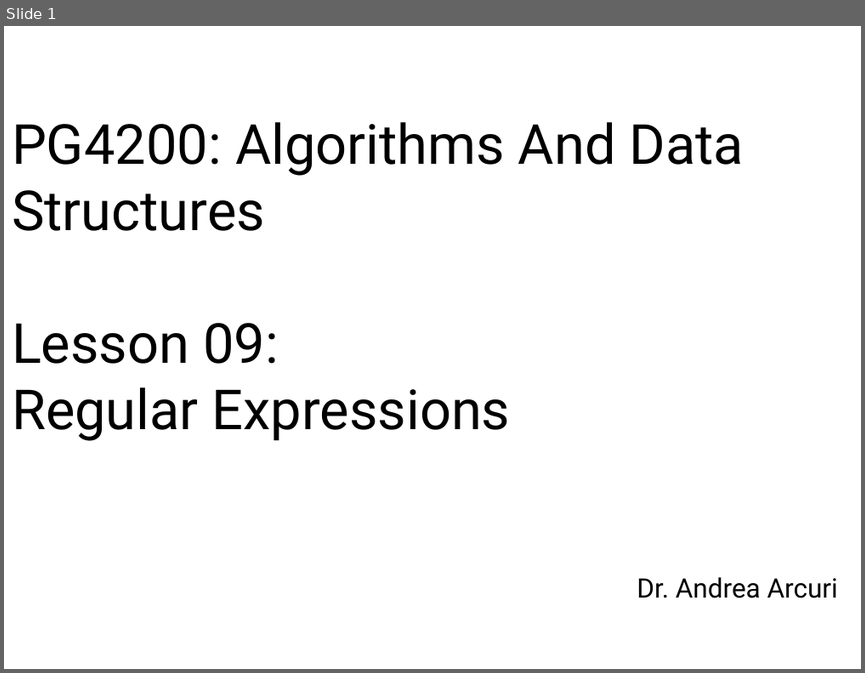
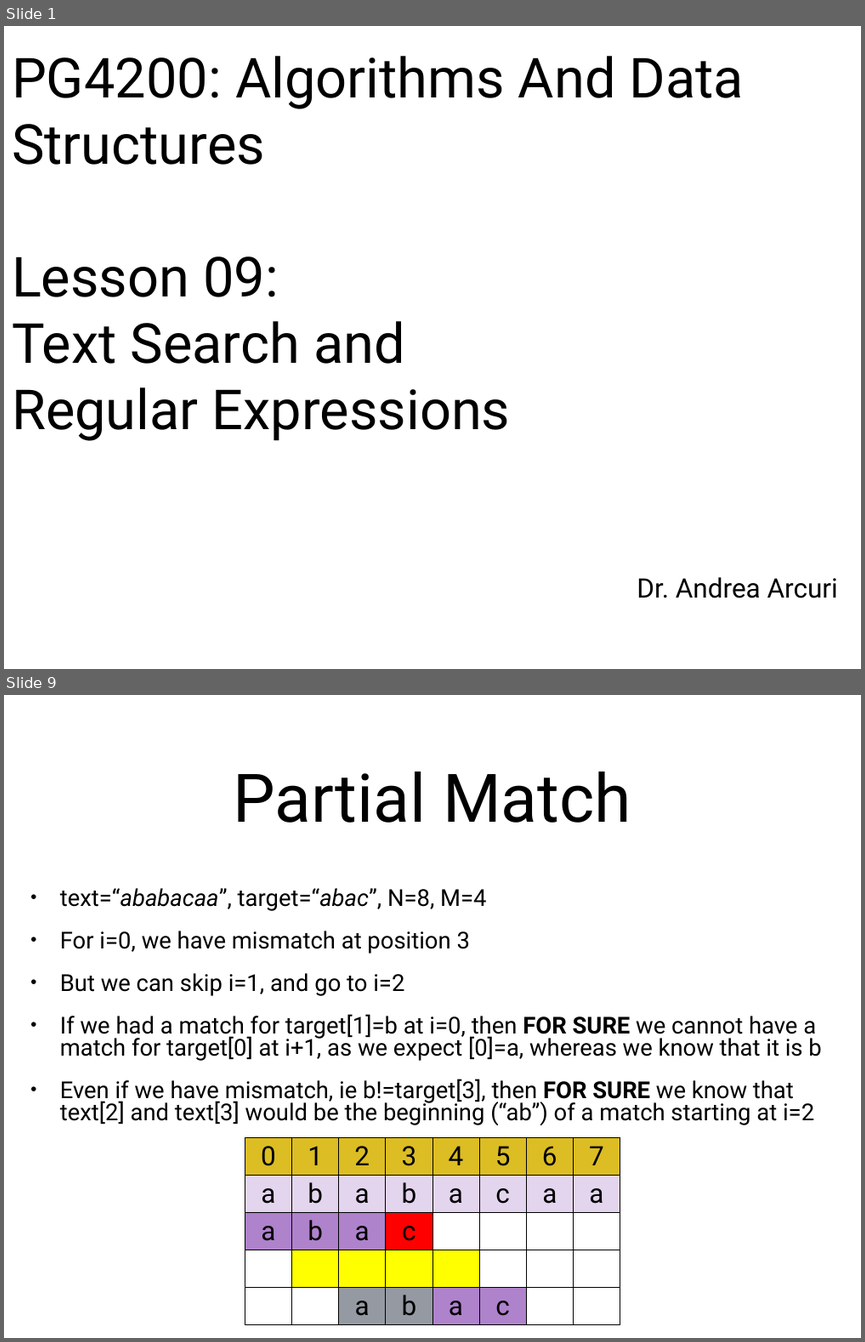
Before and after one commit to arcuri82/algorithms, a slide deck: docs/slides/09/09_regex.pptx. Shown one above the other, each under a label of ours: slide 1 before the commit, slides 1 and 9 after it; the slides between them are not shown. The pictures are 865x673 and 865x1342 pixels, drawn with LibreOffice and Linux fonts; fonts in the diff are those of the drawing. Boxes give left, top, right and bottom in pixels: in the first picture for what was removed or moved away, otherwise in the second. Text is boxed around its words. In the diff, an @@ line names an element or a change of style, - is before the commit and + after.

```diff
--- a/docs/slides/09/09_regex.pptx
+++ b/docs/slides/09/09_regex.pptx
@@ slide 9 added at [4,695,861,1338], background #FFFFFF @@
@@ title added at [233,771,631,823], 80 pt, text #000000 @@
+Partial Match
@@ text added at [60,888,821,1125], 27.9 pt, text #000000 @@
+• text=“ababacaa”, target=“abac”, N=8, M=4
+• For i=0, we have mismatch at position 3
+• But we can skip i=1, and go to i=2
+• If we had a match for target[1]=b at i=0, then FOR SURE we cannot have a match for target[0] at i+1, as we expect [0]=a, whereas we know that it is b
+• Even if we have mismatch, ie b!=target[3], then FOR SURE we know that text[2] and text[3] would be the beginning (“ab”) of a match starting at i=2
@@ table added at [245,1137,621,1328], 5 rows, 8 columns @@
+0 | 1 | 2 | 3 | 4 | 5 | 6 | 7
+a | b | a | b | a | c | a | a
+a | b | a | c |  |  |  | 
+ |  |  |  |  |  |  | 
+ |  | a | b | a | c |  | 
@@ slide 1 changed as well @@
@@ title at [12,56,744,441]: text changed @@
-PG4200: Algorithms And Data Structures
-Lesson 09:
-Regular Expressions
+PG4200: Algorithms And Data Structures
+Lesson 09:
+Text Search and
+Regular Expressions
```
Also in this commit, not shown: 14 other slides added, 7 other files.
